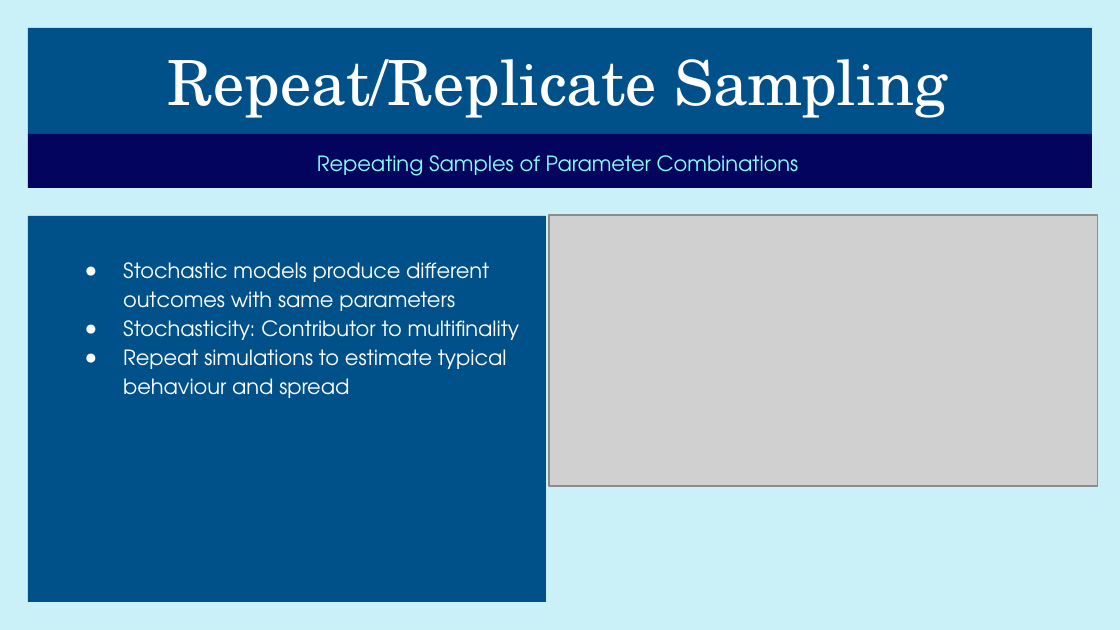
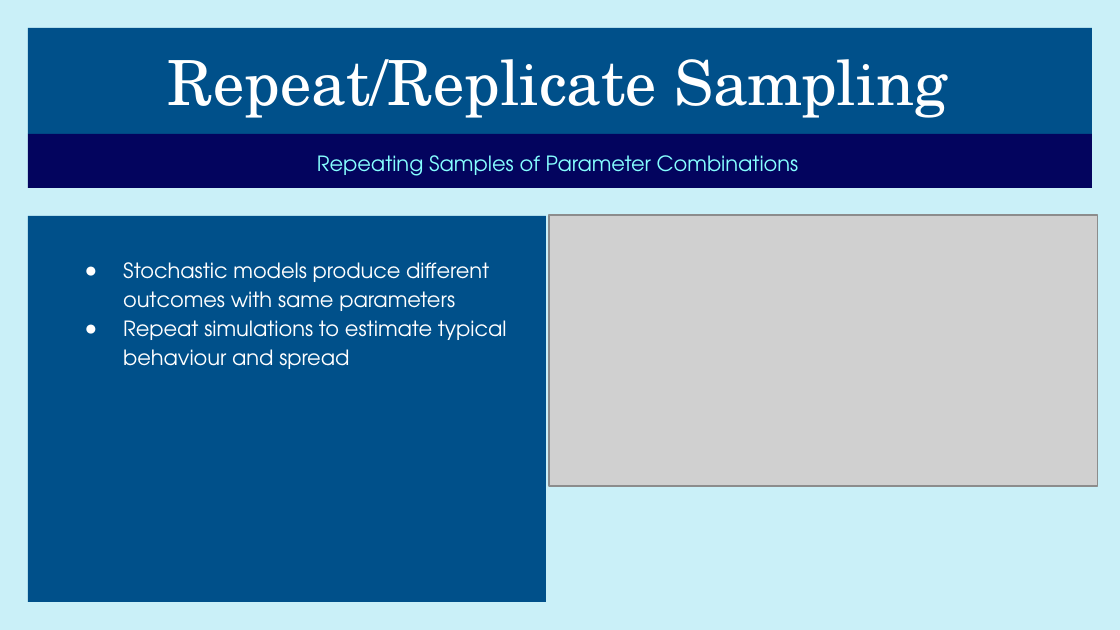
Before and after one commit to JBris/calibrating-abms-workshop, a slide deck: slide 13 of presentations/tpm/calibrating_abms_jbristow.pptx (slide 14 before the commit). Drawn at 1120x630 pixels with LibreOffice and Linux fonts; fonts in the diff are those of the drawing; grey boxes stand for pictures. Boxes give left, top, right and bottom in pixels: in the first picture for what was removed or moved away, otherwise in the second. Text is boxed around its words. In the diff, an @@ line names an element or a change of style, - is before the commit and + after.

```diff
--- a/presentations/tpm/calibrating_abms_jbristow.pptx
+++ b/presentations/tpm/calibrating_abms_jbristow.pptx
@@ text at bbox=[123, 320, 520, 340]: paragraph removed @@
-● Stochasticity: Contributor to multifinality
```
Also in this commit, not shown: 3 other slides changed, 1 slide added, 4 slides removed, 2 other files.
